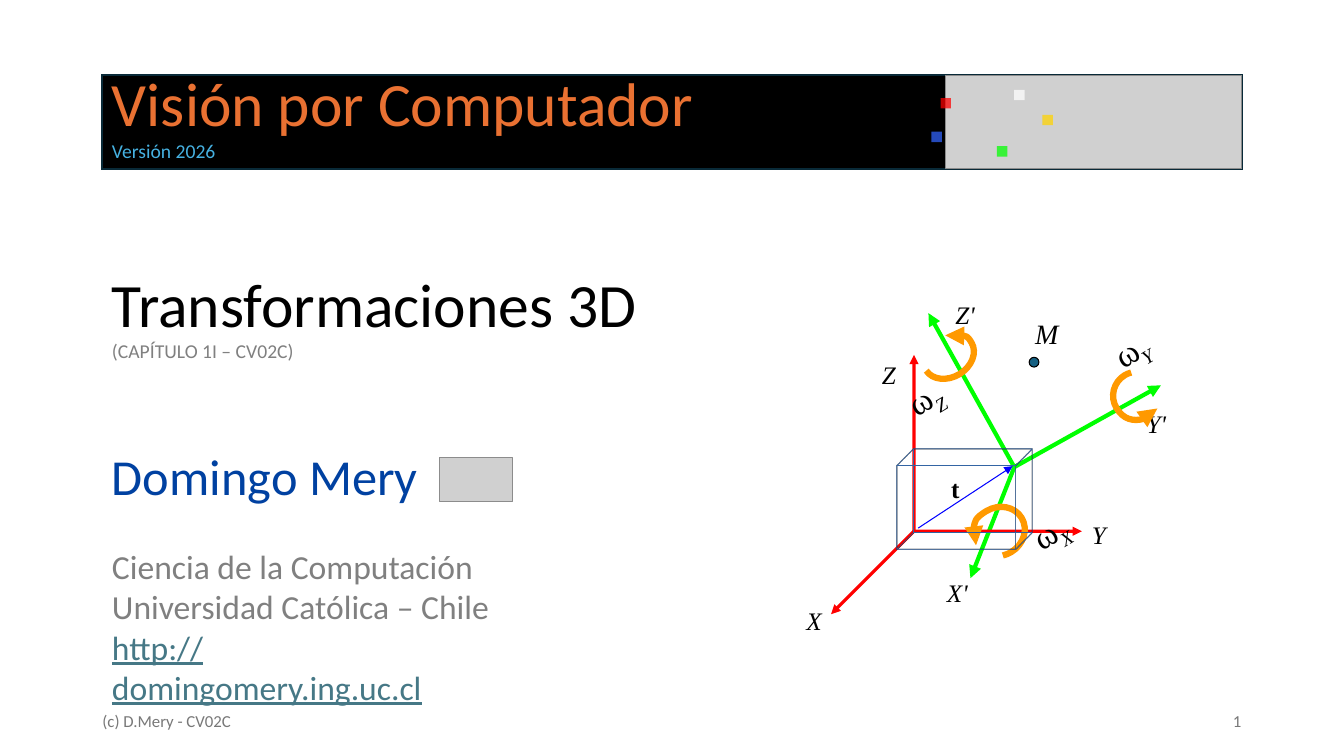
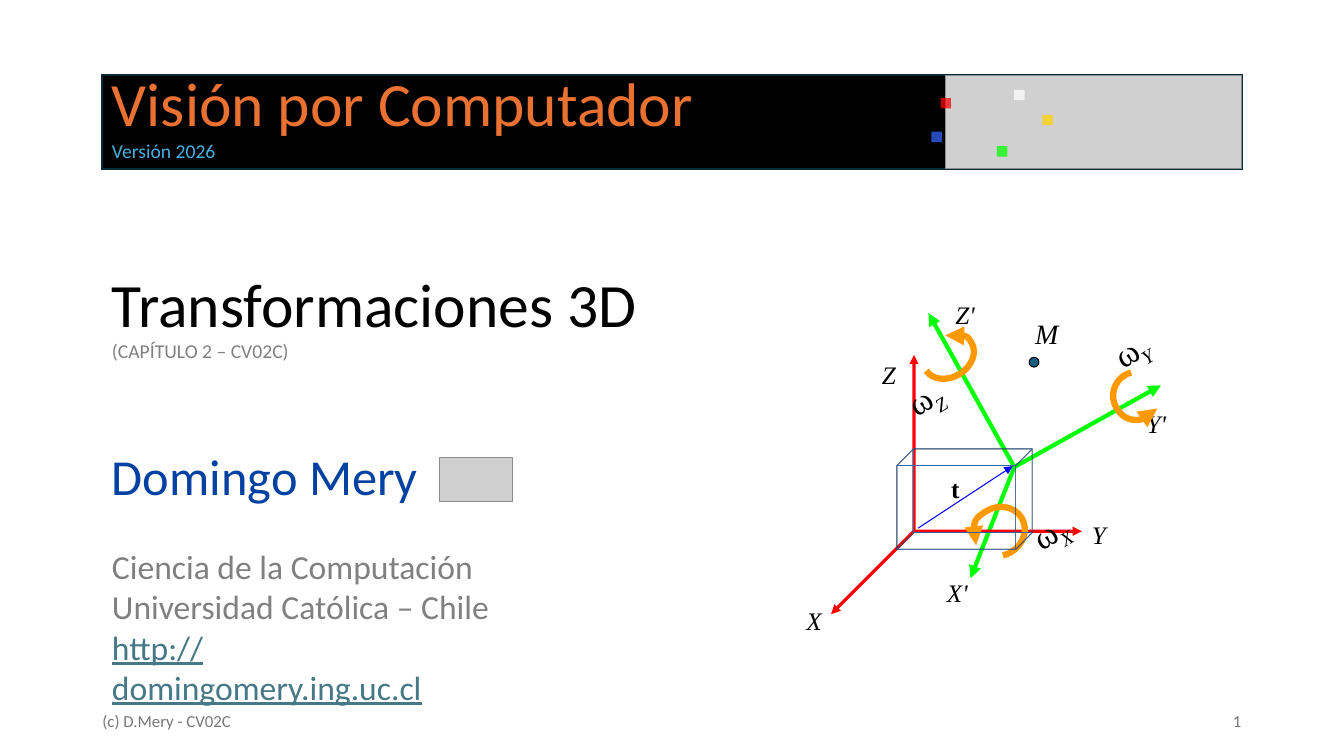
Before and after one commit to domingomery/cv, a slide deck: slide 1 of clases/CV02_Geometria/presentaciones/pptx/CV02C_Transformaciones3D.pptx. Drawn at 1344x756 pixels with LibreOffice and Linux fonts; fonts in the diff are those of the drawing; grey boxes stand for pictures. Boxes give left, top, right and bottom in pixels: in the first picture for what was removed or moved away, otherwise in the second. Text is boxed around its words. In the diff, an @@ line names an element or a change of style, - is before the commit and + after.

```diff
--- a/clases/CV02_Geometria/presentaciones/pptx/CV02C_Transformaciones3D.pptx
+++ b/clases/CV02_Geometria/presentaciones/pptx/CV02C_Transformaciones3D.pptx
@@ text at bbox=[112, 342, 289, 361]: text changed @@
-(CAPÍTULO 1I – CV02C)
+(CAPÍTULO 2 – CV02C)
```
Also in this commit, not shown: 8 other files.
